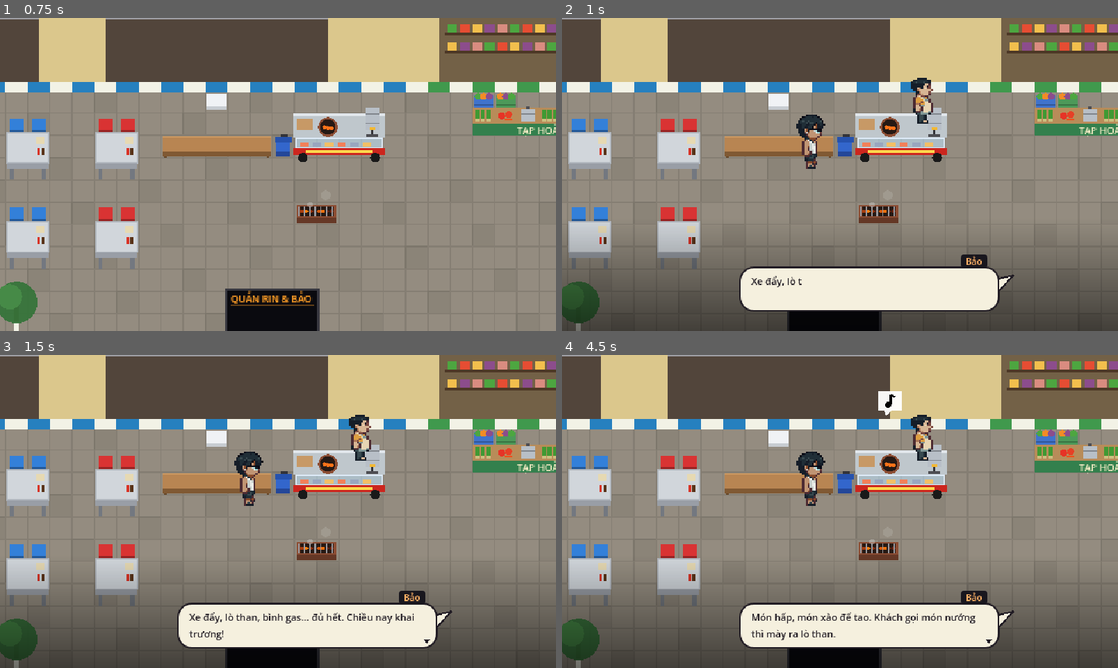
Above: before the commit, frames 1-4 (two rows, left to right).
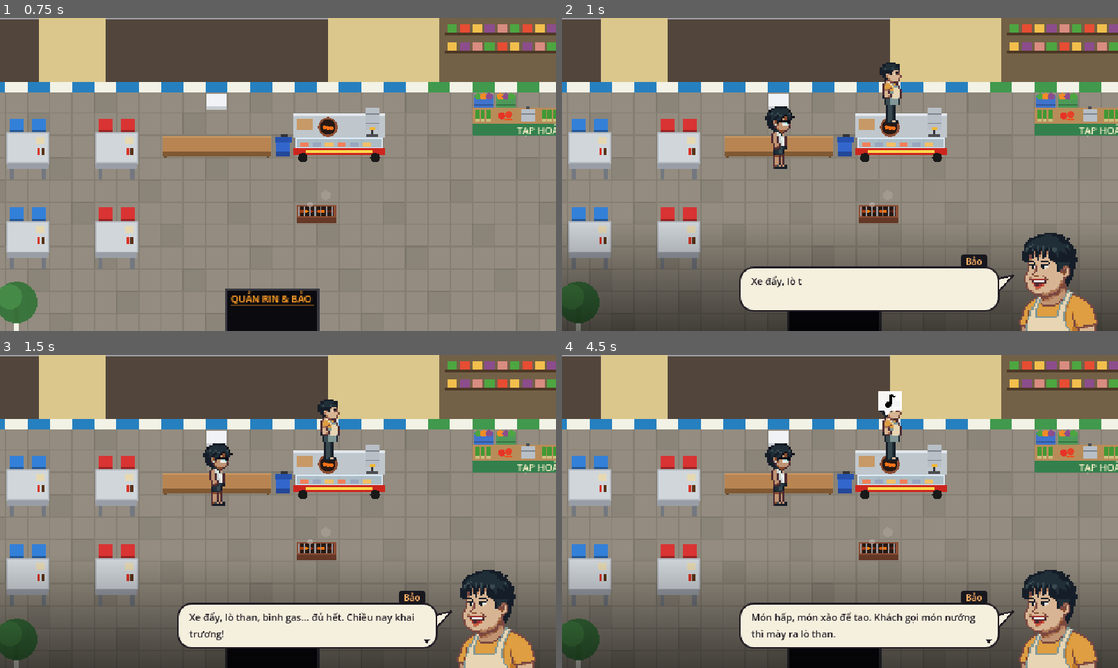
Above: after the commit, the same moments.

Repository: Th1nh2411/tide-then-table
Game: Godot game, scene res://scenes/restaurant/restaurant_scene.tscn
Two runs of this game, one before a commit and one after it. Both use one fixed random seed, a clock stepped at 60 frames per second and the inputs below. This scene is started directly instead of the project's main scene.
Inputs (mouse positions are in pixels of both pictures, inside the frame that each line leads up to):
- Up to frame 1 (0.75 s): tap Enter at 0.5 s; move the mouse to (400, 158) at 0.52 s; hold D (turn_right) from 0.53 s (still down); hold Space (cast) from 0.53 s (still down); click (400, 158) at 0.67 s
- Up to frame 2 (1 s): keep holding D (turn_right); keep holding Space (cast)
- Up to frame 3 (1.5 s): release D (turn_right) at 1.25 s; release Space (cast) at 1.25 s; drag from (166, 527) to (250, 574) at 1.27 s
- Up to frame 4 (4.5 s): tap Enter at 2, 3.5 s; move the mouse to (895, 442) at 2.02 s; hold D (turn_right) 2.03-2.75 s; hold Q (drop_net) 2.03-2.75 s; tap Space (cast) at 2.75, 4.25 s; drag from (812, 574) to (673, 464) at 2.77 s; move the mouse to (1006, 558) at 3.52 s; hold A (turn_left) 3.53-4.25 s; hold Tab (open_hold) 3.53-4.25 s; drag from (673, 464) to (756, 433) at 4.27 s

Frame 1 is identical in both runs. In frame 2, 5.0% of the frame differs, in the area x 36-97%, y 14-100%; in frame 3, 5.0%; in frame 4, 4.9%.

Commit message:
feat: add character sprite sheets and sprite viewer tool

Diff:
--- a/scenes/common/art.gd
+++ b/scenes/common/art.gd
@@ -17,6 +17,8 @@
 const ROW_UP := 1
 const ROW_LEFT := 2
 const ROW_BUSY := 3
+## Walk columns in play order (Stardew ping-pong): step, passing, step, passing.
+const WALK_CYCLE: Array[int] = [1, 2, 3, 2]
 
 ## Where the PNGs live (tests point this elsewhere).
 static var root: String = "res://assets/sprites/"
@@ -116,13 +118,14 @@
 	var column := 0
 	if row == ROW_BUSY:
 		column = int(time * 4.0) % PERSON_COLUMNS
-	elif walking:
-		column = int(walk_time * 8.0) % PERSON_COLUMNS
+	elif walking:  # ping-pong 1-2-3-2, column 0 is the idle pose
+		column = WALK_CYCLE[int(walk_time * 8.0) % WALK_CYCLE.size()]
 	return {"rows": rows, "row": mini(row, rows - 1), "column": column, "flip": flip}
 
 
-## A rect with negative width draws mirrored.
+## A rect with negative width draws mirrored. Godot 4.7 keeps the rect in
+## place and only mirrors the texture, so the position stays the same.
 static func _flipped(rect: Rect2, flip_h: bool) -> Rect2:
 	if not flip_h:
 		return rect
-	return Rect2(rect.position.x + rect.size.x, rect.position.y, -rect.size.x, rect.size.y)
+	return Rect2(rect.position, Vector2(-rect.size.x, rect.size.y))
--- a/scenes/cutscene/cutscene_actor.gd
+++ b/scenes/cutscene/cutscene_actor.gd
@@ -56,7 +56,7 @@
 
 func _draw() -> void:
 	var bob := absf(sin(_time * 10.0)) * 1.5 if _walking else 0.0
-	if _draw_art(bob):
+	if _draw_art():
 		draw_set_transform(Vector2.ZERO)
 		if _emote:
 			_draw_emote()
@@ -90,9 +90,9 @@
 
 ## The kind's PNG if there is one: people use their restaurant sheet, the
 ## cat its sheet, others one picture ("characters/crate", "characters/rin_bed",
-## "characters/glow").
-func _draw_art(bob: float) -> bool:
-	draw_set_transform(Vector2(0, -bob), 0.0, Vector2.ONE * art_scale)
+## "characters/glow"). Sheets animate the walk themselves, so no bob here.
+func _draw_art() -> bool:
+	draw_set_transform(Vector2.ZERO, 0.0, Vector2.ONE * art_scale)
 	var facing := Vector2i(int(_facing), 0)
 	match kind:
 		"rin", "bao", "vy", "co_nam", "guest":
--- a/scenes/restaurant/rin_chef.gd
+++ b/scenes/restaurant/rin_chef.gd
@@ -109,10 +109,10 @@
 	super()
 	if carrying_goods:  # a green plastic shopping bag in his hand
 		var side := -7.0 if facing.x >= 0 else 7.0
-		draw_rect(Rect2(side - 3, -9, 6, 7), Color(0.3, 0.7, 0.35))
-		draw_line(Vector2(side - 2, -9), Vector2(side, -12), Color(0.3, 0.7, 0.35), 1.0)
-		draw_line(Vector2(side + 2, -9), Vector2(side, -12), Color(0.3, 0.7, 0.35), 1.0)
-		draw_rect(Rect2(side - 2, -10, 4, 2), Color(0.35, 0.65, 0.25))  # greens sticking out
+		draw_rect(Rect2(side - 3, -13, 6, 7), Color(0.3, 0.7, 0.35))
+		draw_line(Vector2(side - 2, -13), Vector2(side, -16), Color(0.3, 0.7, 0.35), 1.0)
+		draw_line(Vector2(side + 2, -13), Vector2(side, -16), Color(0.3, 0.7, 0.35), 1.0)
+		draw_rect(Rect2(side - 2, -14, 4, 2), Color(0.35, 0.65, 0.25))  # greens sticking out
 
 
 func _try_move(step: Vector2) -> void:
--- a/scenes/restaurant/street_person.gd
+++ b/scenes/restaurant/street_person.gd
@@ -72,14 +72,29 @@
 
 
 func _set_facing(step: Vector2) -> void:
-	if absf(step.x) > absf(step.y):
-		facing = Vector2i(int(signf(step.x)), 0)
-	else:
-		facing = Vector2i(0, int(signf(step.y)))
+	facing = facing_for(step, facing)
+
+
+## 4-way facing for a move. Near-diagonal moves keep the current facing when
+## it is one of the two axes (no flip-flopping), else face sideways.
+static func facing_for(step: Vector2, current: Vector2i) -> Vector2i:
+	var side := Vector2i(int(signf(step.x)), 0)
+	var vertical := Vector2i(0, int(signf(step.y)))
+	var ax := absf(step.x)
+	var ay := absf(step.y)
+	if ax == 0.0 and ay == 0.0:
+		return current
+	if minf(ax, ay) >= 0.5 * maxf(ax, ay):  # roughly diagonal
+		if current == side or current == vertical:
+			return current
+		return side
+	return side if ax > ay else vertical
 
 
 func _draw() -> void:
-	var bob := absf(sin(_walk_time * 12.0)) * 1.5 if is_walking() else 0.0
+	var bob := 0.0  # placeholder bob; sheets have their own walk frames
+	if is_walking() and not Art.has(sprite_name()):
+		bob = absf(sin(_walk_time * 12.0)) * 1.5
 	draw_circle(Vector2(0, 1), 6.0, Color(0, 0, 0, 0.25))  # shadow
 	draw_set_transform(Vector2(0, -bob))
 	var drawn := Art.draw_person(self, sprite_name(), facing, _walk_time, is_walking(), is_busy_pose(),
@@ -87,7 +102,7 @@
 	if not drawn:
 		_draw_placeholder_body()
 	if carried:
-		StreetProps.draw_plate(self, carried, Vector2(float(facing.x) * 7.0, -12 + (2.0 if facing == Vector2i.DOWN else 0.0)))
+		StreetProps.draw_plate(self, carried, Vector2(float(facing.x) * 7.0, -16 + (2.0 if facing == Vector2i.DOWN else 0.0)))
 	draw_set_transform(Vector2.ZERO)
 	if label:
 		draw_string(ThemeDB.fallback_font, Vector2(-12, -36), label, HORIZONTAL_ALIGNMENT_CENTER, 24, 7,
--- a/scenes/test/art_test.gd
+++ b/scenes/test/art_test.gd
@@ -26,14 +26,24 @@
 		and down["row"] == Art.ROW_DOWN and down["column"] == 0)
 	failures += _check("up row", Art.person_frame(size, Vector2i.UP, false, false, 0.0, 0.0)["row"] == Art.ROW_UP)
 	var right := Art.person_frame(size, Vector2i.RIGHT, true, false, 0.3, 0.0)
-	failures += _check("right = left row mirrored, walking frame 2", right["row"] == Art.ROW_LEFT
-		and right["flip"] and right["column"] == 2)
+	failures += _check("right = left row mirrored, walk ping-pongs 1-2-3-2", right["row"] == Art.ROW_LEFT
+		and right["flip"] and right["column"] == 3
+		and Art.person_frame(size, Vector2i.DOWN, true, false, 0.4, 0.0)["column"] == 2
+		and Art.person_frame(size, Vector2i.DOWN, true, false, 0.0, 0.0)["column"] == 1)
 	failures += _check("busy row when the sheet has it",
 		Art.person_frame(size, Vector2i.DOWN, false, true, 0.0, 0.0)["row"] == Art.ROW_BUSY)
 	var small := Art.person_frame(Vector2(64, 96), Vector2i.DOWN, false, true, 0.0, 0.0)
 	failures += _check("3-row sheet: busy falls back to facing", small["rows"] == 3 and small["row"] == Art.ROW_DOWN)
 	failures += _check("2x art (128x256) has the same layout",
 		Art.person_frame(Vector2(128, 256), Vector2i.LEFT, false, false, 0.0, 0.0)["rows"] == 4)
+	failures += _check("diagonal keeps a matching facing",
+		StreetPerson.facing_for(Vector2(1, 1), Vector2i.DOWN) == Vector2i.DOWN
+		and StreetPerson.facing_for(Vector2(1, -1), Vector2i.RIGHT) == Vector2i.RIGHT)
+	failures += _check("diagonal from an unrelated facing turns sideways",
+		StreetPerson.facing_for(Vector2(-1, -1), Vector2i.DOWN) == Vector2i.LEFT)
+	failures += _check("straight moves use the main axis",
+		StreetPerson.facing_for(Vector2(0.2, 1), Vector2i.LEFT) == Vector2i.DOWN
+		and StreetPerson.facing_for(Vector2.ZERO, Vector2i.UP) == Vector2i.UP)
 	DirAccess.remove_absolute(TEST_ROOT + "characters/tester.png")
 	Art.root = old_root
 	Art.clear_cache()
--- /dev/null
+++ b/scenes/test/sprite_viewer.gd
@@ -0,0 +1,43 @@
+extends Node2D
+## Look at person sheets in motion (F6). Not a PASS/FAIL test.
+## Each row: one sheet; columns: down, up, left, right, busy (if the sheet has it).
+## Space toggles walking, +/- zoom.
+
+@export var sprites: PackedStringArray = ["characters/rin", "characters/bao", "characters/vy"]
+@export var zoom := 3.0
+
+const FACINGS: Array[Vector2i] = [Vector2i.DOWN, Vector2i.UP, Vector2i.LEFT, Vector2i.RIGHT]
+const CELL := Vector2(24, 36)
+
+var _time := 0.0
+var _walking := true
+
+
+func _process(delta: float) -> void:
+	_time += delta
+	queue_redraw()
+
+
+func _unhandled_input(event: InputEvent) -> void:
+	var key := event as InputEventKey
+	if key == null or not key.pressed or key.echo:
+		return
+	match key.physical_keycode:
+		KEY_SPACE:
+			_walking = not _walking
+		KEY_EQUAL, KEY_KP_ADD:
+			zoom = minf(zoom + 1.0, 6.0)
+		KEY_MINUS, KEY_KP_SUBTRACT:
+			zoom = maxf(zoom - 1.0, 1.0)
+
+
+func _draw() -> void:
+	draw_rect(Rect2(Vector2.ZERO, get_viewport_rect().size), Color("577277"))
+	for i in sprites.size():
+		for j in FACINGS.size() + 1:
+			var busy := j == FACINGS.size()
+			var facing: Vector2i = Vector2i.DOWN if busy else FACINGS[j]
+			var feet := (Vector2(j, i) * CELL + Vector2(12, 34)) * zoom + Vector2(8, 4)
+			draw_set_transform(feet, 0.0, Vector2(zoom, zoom))
+			Art.draw_person(self, sprites[i], facing, _time, _walking and not busy, busy, _time)
+	draw_set_transform(Vector2.ZERO)
--- /dev/null
+++ b/scenes/test/sprite_viewer.tscn
@@ -0,0 +1,7 @@
+[gd_scene format=3]
+
+[ext_resource type="Script" path="res://scenes/test/sprite_viewer.gd" id="1"]
+
+[node name="SpriteViewer" type="Node2D"]
+texture_filter = 1
+script = ExtResource("1")
Binary file changed: assets/sprites/characters/bao.png
Binary file changed: assets/sprites/characters/rin.png
Binary file added: assets/sprites/characters/vy.png
Not shown, added: assets/sprites/characters/vy.png.import
Not shown, added: scenes/test/sprite_viewer.gd.uid
Not shown, added: tools/ref/.gdignore
Binary file added: tools/ref/vy_spritesheet.webp
Not shown, changed: ART_PLAN.md
Not shown, changed: ASSETS.md
Not shown, changed: PLAN.md
